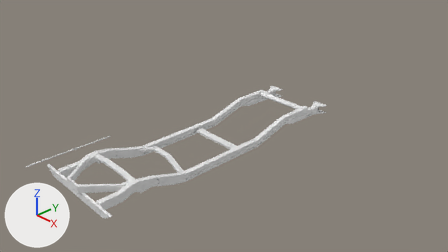
The Blender file JeepWillys/willysWithChassisAndSup.blend as it was, and as the next commit left it.
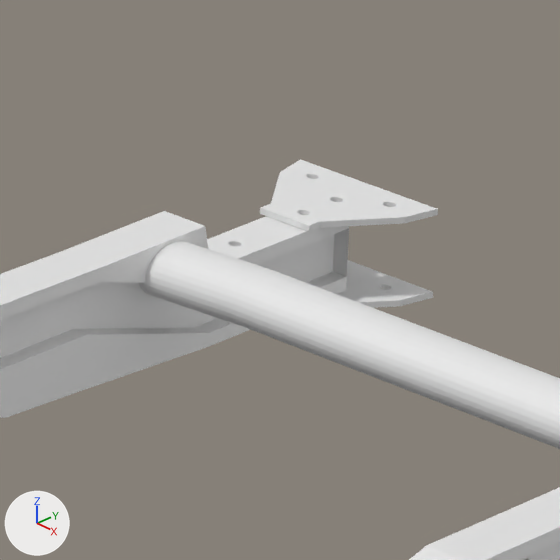
The first picture shows the older version from the file's camera 'Camera'. The close-ups show both versions on the part from 55% to 65% of the width and 29% to 46% of the height of that picture; other places that the commit changed are outside them. Arrows for +X, +Y and +Z are at lower left; the lights stay in place.

Before the edit, the objects in view are built like this:
```python
me_cube_001 = bpy.data.meshes.new('Cube.001')
me_cube_001.from_pydata(...)  # 898 vertices, 553 faces; spans x -1.0..1.0, y -17.8..19.8, z -4.4..1.0
me_cube_008 = bpy.data.meshes.new('Cube.008')
me_cube_008.from_pydata(...)  # 272 vertices, 150 faces; spans x -2.81..2.81, y -1.17..1.0, z -1.0..1.0
me_cylinder = bpy.data.meshes.new('Cylinder')
me_cylinder.from_pydata(...)  # 160 vertices, 130 faces; spans x -1.0..1.25, y -1.0..1.1, z -1.63..1.6
ob_frontcrossmember = bpy.data.objects.new('frontCrossMember', me_cylinder)
ob_frontcrossmember.location = (-0.002, 2.584, 0.256)
ob_frontcrossmember.rotation_euler = (0.0, 1.571, 0.0)  # degrees (0, 90, 0)
ob_frontcrossmember.scale = (0.0601, 0.0814, 0.432)
ob_leftframe = bpy.data.objects.new('leftFrame', me_cube_001)
ob_leftframe.location = (-0.745, -0.194, -0.043)
ob_leftframe.scale = (-0.0587, 0.169, -0.0897)
ob_topleftbumpergusset = bpy.data.objects.new('TopLeftBumperGusset', me_cube_008)
ob_topleftbumpergusset.location = (-0.749, 3.169, 0.215)
ob_topleftbumpergusset.scale = (0.0706, 0.126, 0.00716)
# also in view: 'BottomLeftBumperGusset' at (-0.75, 3.16, 0.02); 'rightFrame' at (0.73, -0.02, 0.11)
```
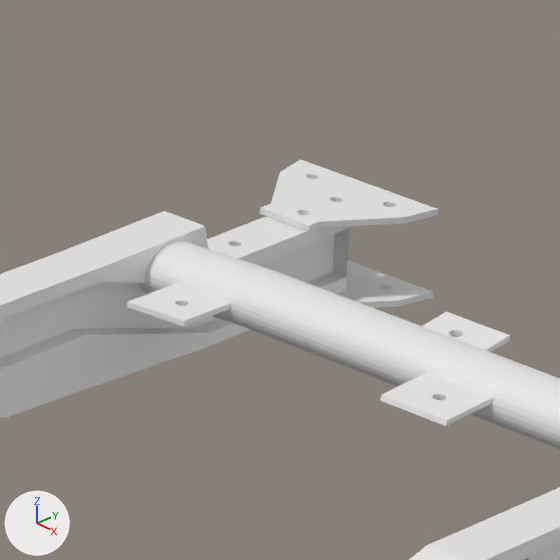
Pixel boxes [x1, y1, x2, y2] of what changed, in the close-ups (560 x 560 px):
'frontCrossMember', reshaped: before [139, 241, 560, 449]; after [127, 241, 560, 449]
part 1 of me_cylinder, added: after [127, 241, 560, 449]

The change, as a list of edits to the scene's bpy script:
```text
Change me_cylinder:
    used by ob_frontcrossmember; location = (-0.002, 2.584, 0.256); rotation_euler = (0.0, 1.571, 0.0), in degrees (0, 90, 0); scale = (0.0601, 0.0814, 0.432)
    remove me_cylinder.from_pydata(...)  # 160 vertices, 130 faces; spans x -1.0..1.25, y -1.0..1.1, z -1.63..1.6
    add me_cylinder.from_pydata(...)  # 492 vertices, 365 faces; spans x -1.0..1.25, y -2.7..2.28, z -1.63..1.6
    me_cylinder part 1: 332 vertices added at x -1.0..1.15, y -2.7..2.28, z -1.4..0.61
```
